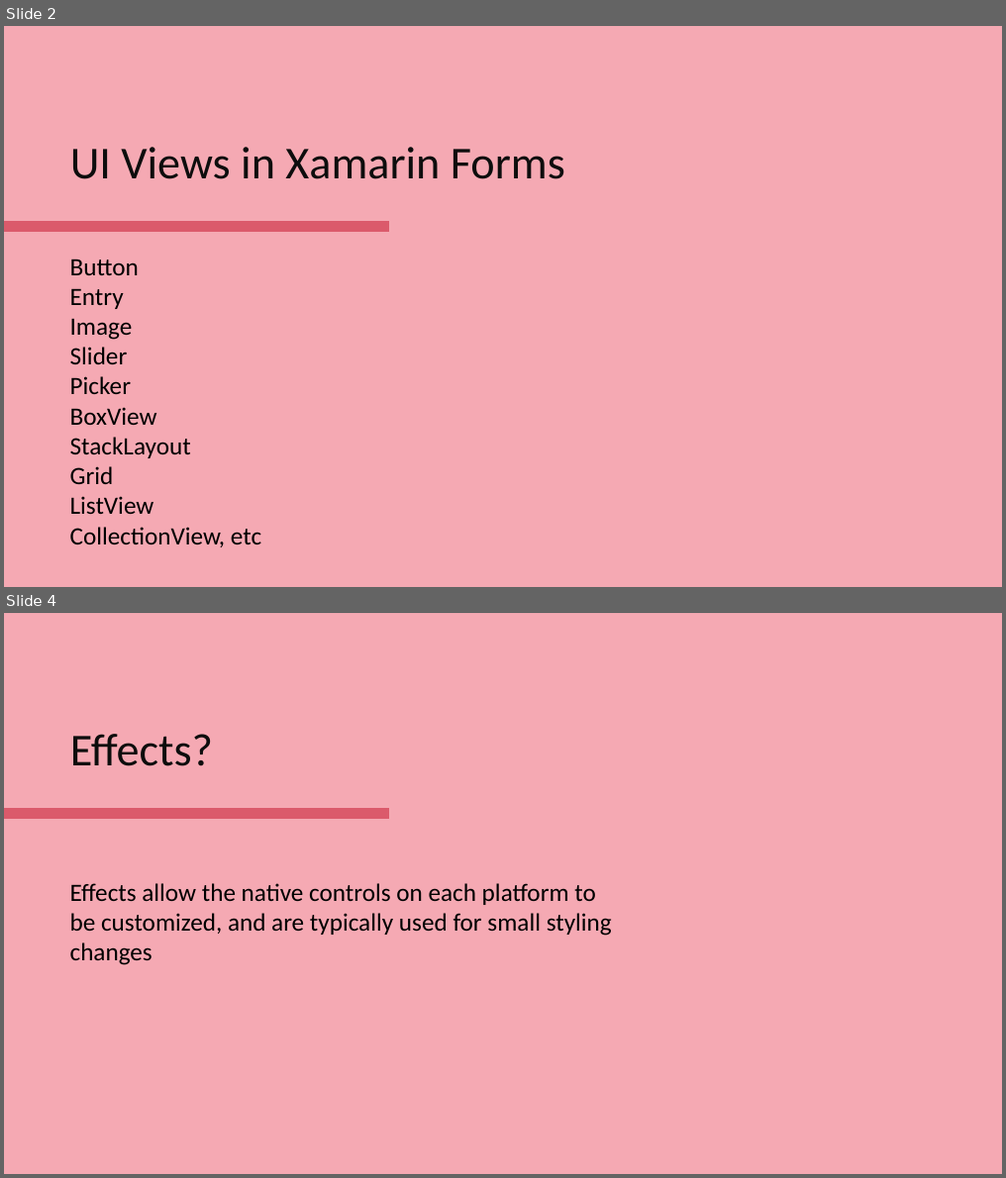
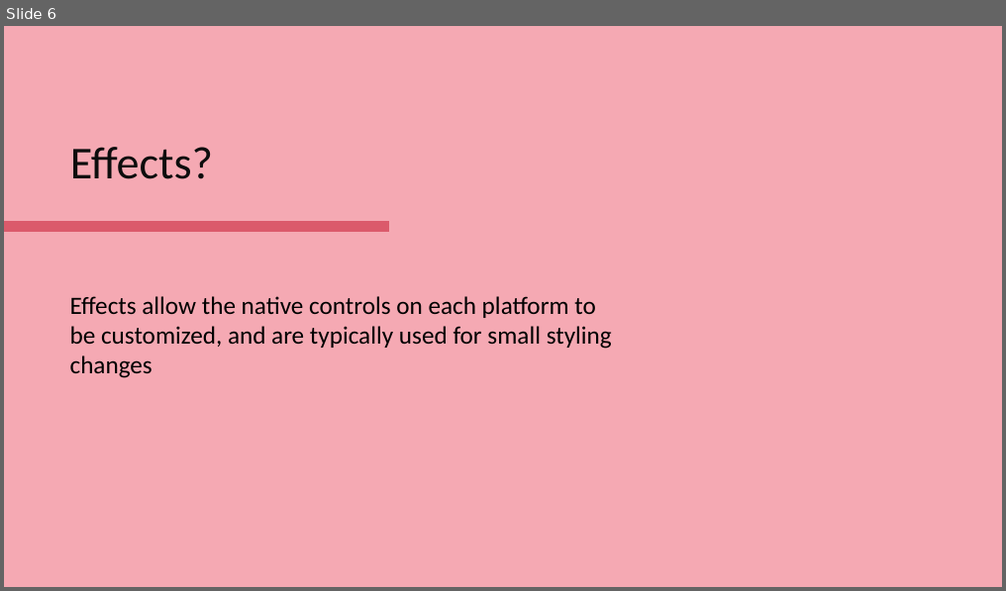
Before and after one commit to HopePH/Playground, a slide deck: PPT/WorkShop/REST Service.pptx. Shown one above the other, each under a label of ours: slides 2 and 4 before the commit, slide 6 after it; the slides between them are not shown. The pictures are 1006x1178 and 1006x591 pixels, drawn with LibreOffice and Linux fonts; fonts in the diff are those of the drawing. Boxes give left, top, right and bottom in pixels: in the first picture for what was removed or moved away, otherwise in the second. Text is boxed around its words. In the diff, an @@ line names an element or a change of style, - is before the commit and + after.

```diff
--- a/PPT/WorkShop/REST Service.pptx
+++ b/PPT/WorkShop/REST Service.pptx
@@ slide 2 removed at box(4, 26, 1002, 587), background #F5A9B3 @@
@@ title removed at box(70, 147, 565, 179) @@
-UI Views in Xamarin Forms
@@ line removed from (4, 227) to (389, 227) @@
@@ text removed at box(70, 259, 261, 548) @@
-Button
-Entry
-Image
-Slider
-Picker
-BoxView
-StackLayout
-Grid
-ListView
-CollectionView, etc
@@ what was slide 4 is now slide 6 @@
```
Also in this commit, not shown: 1 slide changed, 4 slides added, 1 other slide removed.
